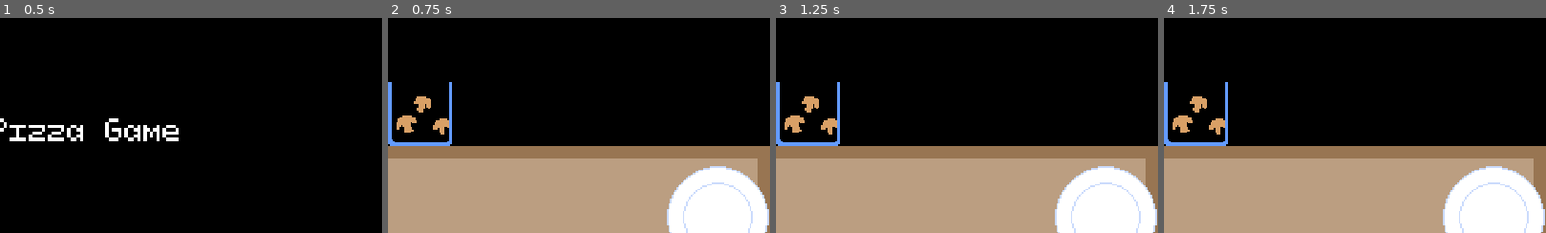
Above: before the commit, frames 1-4 (left to right).
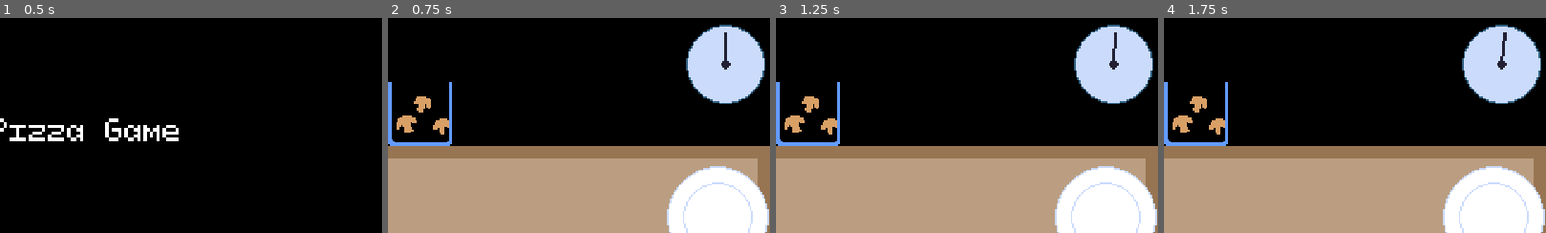
Above: after the commit, the same moments.

Repository: martindzejky/pizza-game
Game: Godot game, scene res://scenes/start.tscn
The game is run twice, just before and just after one commit, with the same random seed, the same clock (stepped at 60 frames per second) and the same inputs.
Inputs (mouse positions are % of the whole screen's width and height, from its top left):
- Up to frame 1 (0.5 s): no input
- Up to frame 2 (0.75 s): click "Start" at 0.5 s
- Up to frame 3 (1.25 s): no input
- Up to frame 4 (1.75 s): tap Enter at 1.25 s; move the mouse to (15, 15) at 1.27 s; click (15, 15) at 1.42 s
The pictures show only the part of the screen within x 50-100%, y 0-50%; the shares and areas given below are measured in that part.

Frame 1 is identical in both runs. In frame 2, 5.9% of the frame differs, in the area x 78-99%, y 3-40%; in frame 3, 5.9%; in frame 4, 5.9%.

Commit message:
add 1 minute clock

Diff:
--- /dev/null
+++ b/objects/clock/clock.gd
@@ -0,0 +1,7 @@
+extends Node2D
+
+
+func _process(delta):
+    # animate the hand based on the timer
+    var percentage = 1.0 - $timer.time_left / $timer.wait_time
+    $hand.rotation = -PI/2 + percentage * PI*2
--- /dev/null
+++ b/objects/clock/clock.tscn
@@ -0,0 +1,22 @@
+[gd_scene load_steps=4 format=3 uid="uid://b8eyata53lsrj"]
+
+[ext_resource type="Texture2D" uid="uid://dimp1yqntdub1" path="res://sprites/clock.png" id="1_obsir"]
+[ext_resource type="Script" path="res://objects/clock/clock.gd" id="1_oip3x"]
+[ext_resource type="Texture2D" uid="uid://b7pocuro6x53p" path="res://sprites/clock-hand.png" id="2_2vbsq"]
+
+[node name="clock" type="Node2D"]
+script = ExtResource("1_oip3x")
+
+[node name="sprite" type="Sprite2D" parent="."]
+texture = ExtResource("1_obsir")
+
+[node name="hand" type="Sprite2D" parent="."]
+rotation = -1.5708
+texture = ExtResource("2_2vbsq")
+centered = false
+offset = Vector2(0, -1)
+
+[node name="timer" type="Timer" parent="."]
+wait_time = 60.0
+one_shot = true
+autostart = true
--- a/scenes/level.tscn
+++ b/scenes/level.tscn
@@ -1,5 +1,6 @@
-[gd_scene load_steps=5 format=3 uid="uid://dehfhkt6r8u7n"]
+[gd_scene load_steps=6 format=3 uid="uid://dehfhkt6r8u7n"]
 
+[ext_resource type="PackedScene" uid="uid://b8eyata53lsrj" path="res://objects/clock/clock.tscn" id="1_pib6w"]
 [ext_resource type="PackedScene" uid="uid://db820lg5ebwsq" path="res://objects/oven/oven.tscn" id="1_v5n6d"]
 [ext_resource type="PackedScene" uid="uid://dhrhb8gv5s7nu" path="res://objects/fridge/fridge.tscn" id="2_i6w8l"]
 [ext_resource type="PackedScene" uid="uid://dn7bu1xyy7y4y" path="res://objects/mushroom-box/mushroom-box.tscn" id="3_x8ajh"]
@@ -10,6 +11,9 @@
 [node name="camera" type="Camera2D" parent="."]
 anchor_mode = 0
 current = true
+
+[node name="clock" parent="." instance=ExtResource("1_pib6w")]
+position = Vector2(452, 29)
 
 [node name="top" type="Node2D" parent="."]
 z_index = -10
Binary file added: sprites/clock-hand.png
Not shown, added: sprites/clock-hand.png.import
Binary file added: sprites/clock.png
Not shown, added: sprites/clock.png.import
